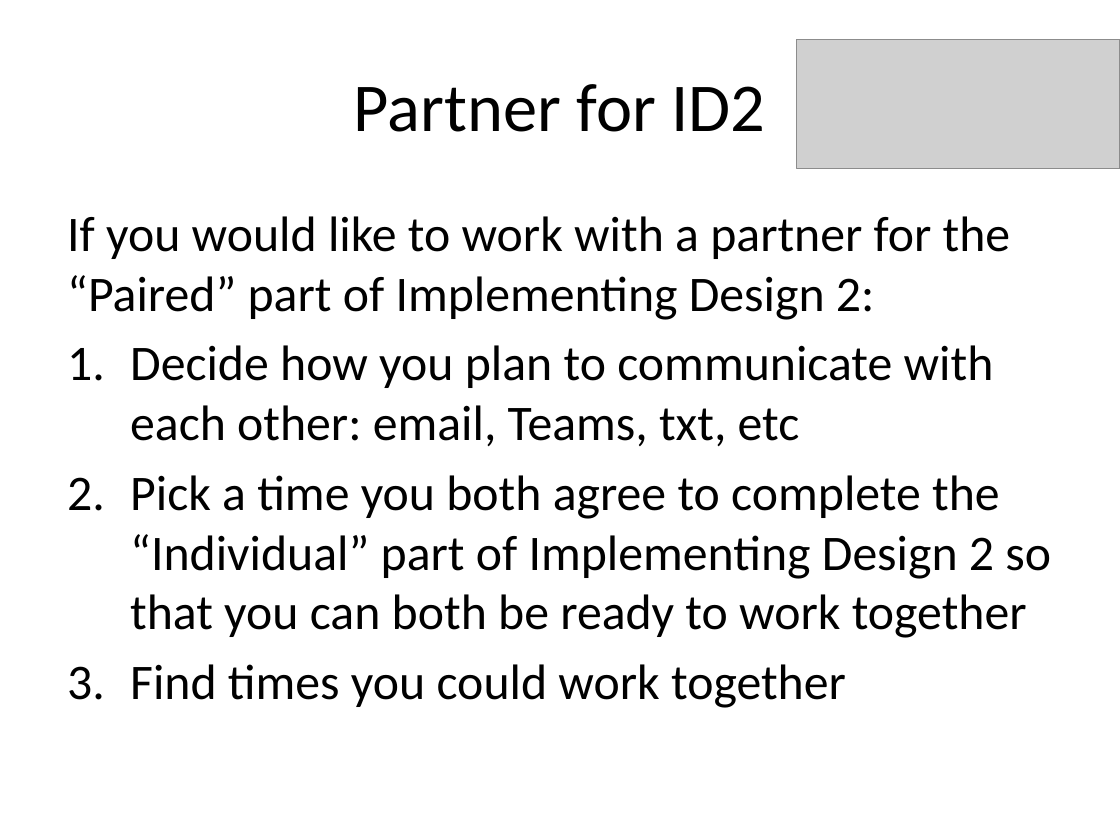
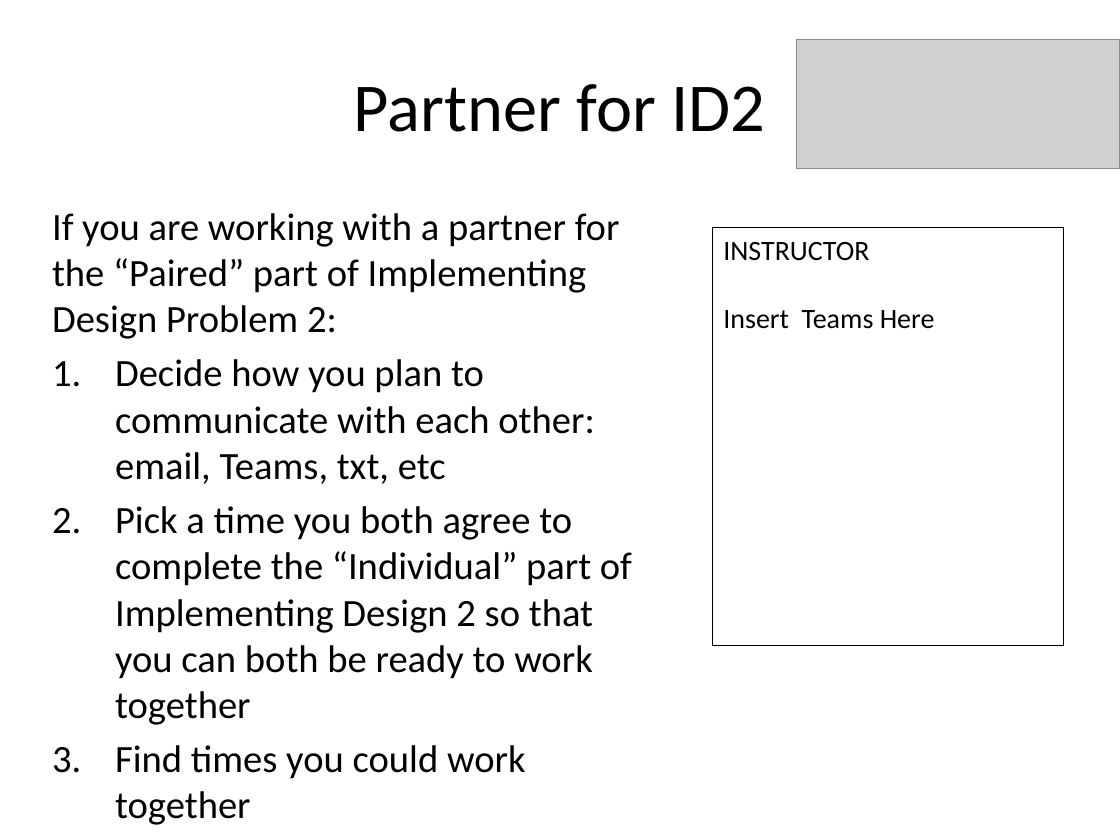
Before and after one commit to RHIT-CSSE/csse220, a slide deck: slide 3 of ClassMaterials/CohesionAndCoupling/Slides/Part1-OOD-DP4-Intro.pptx. Drawn at 1120x840 pixels with LibreOffice and Linux fonts; fonts in the diff are those of the drawing; grey boxes stand for pictures. Boxes give left, top, right and bottom in pixels: in the first picture for what was removed or moved away, otherwise in the second. Text is boxed around its words. In the diff, an @@ line names an element or a change of style, - is before the commit and + after.

```diff
--- a/ClassMaterials/CohesionAndCoupling/Slides/Part1-OOD-DP4-Intro.pptx
+++ b/ClassMaterials/CohesionAndCoupling/Slides/Part1-OOD-DP4-Intro.pptx
@@ text "If you are working with ..." moved from (x1=67, y1=216, x2=1051, y2=708) to (x1=52, y1=213, x2=632, y2=725) @@
@@ text at (x1=52, y1=213, x2=620, y2=339): text changed; size 32 to 24.8 pt @@
-If you would like to work with a partner for the “Paired” part of Implementing Design 2:
+If you are working with a partner for the “Paired” part of Implementing Design Problem 2:
@@ rectangle added at (x1=712, y1=227, x2=1064, y2=646), outline #000000 0.75 pt, 18 pt, text #000000 @@
+INSTRUCTOR
+Insert Teams Here
@@ text at (x1=115, y1=359, x2=632, y2=725): size 32 to 24.8 pt in "Decide how you plan to communicate with ...", "Pick a time you both agree to ...", "Find times you could work together"; less space between paragraphs @@
```
Also in this commit, not shown: 2 other slides changed, 4 other files.
